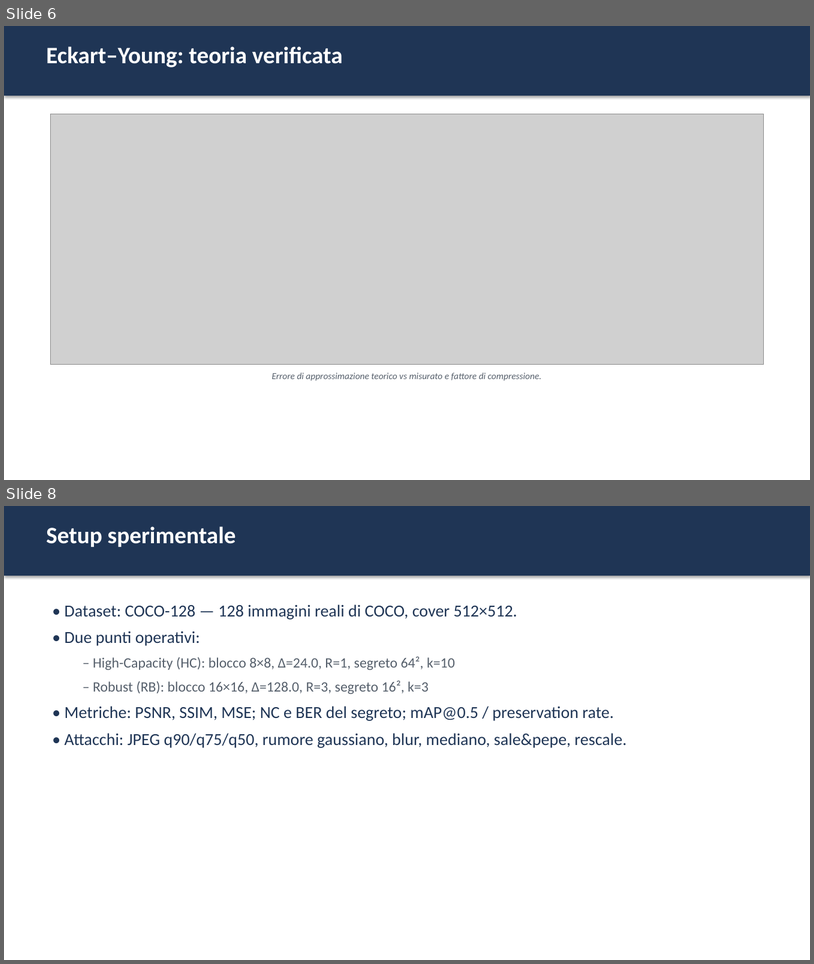
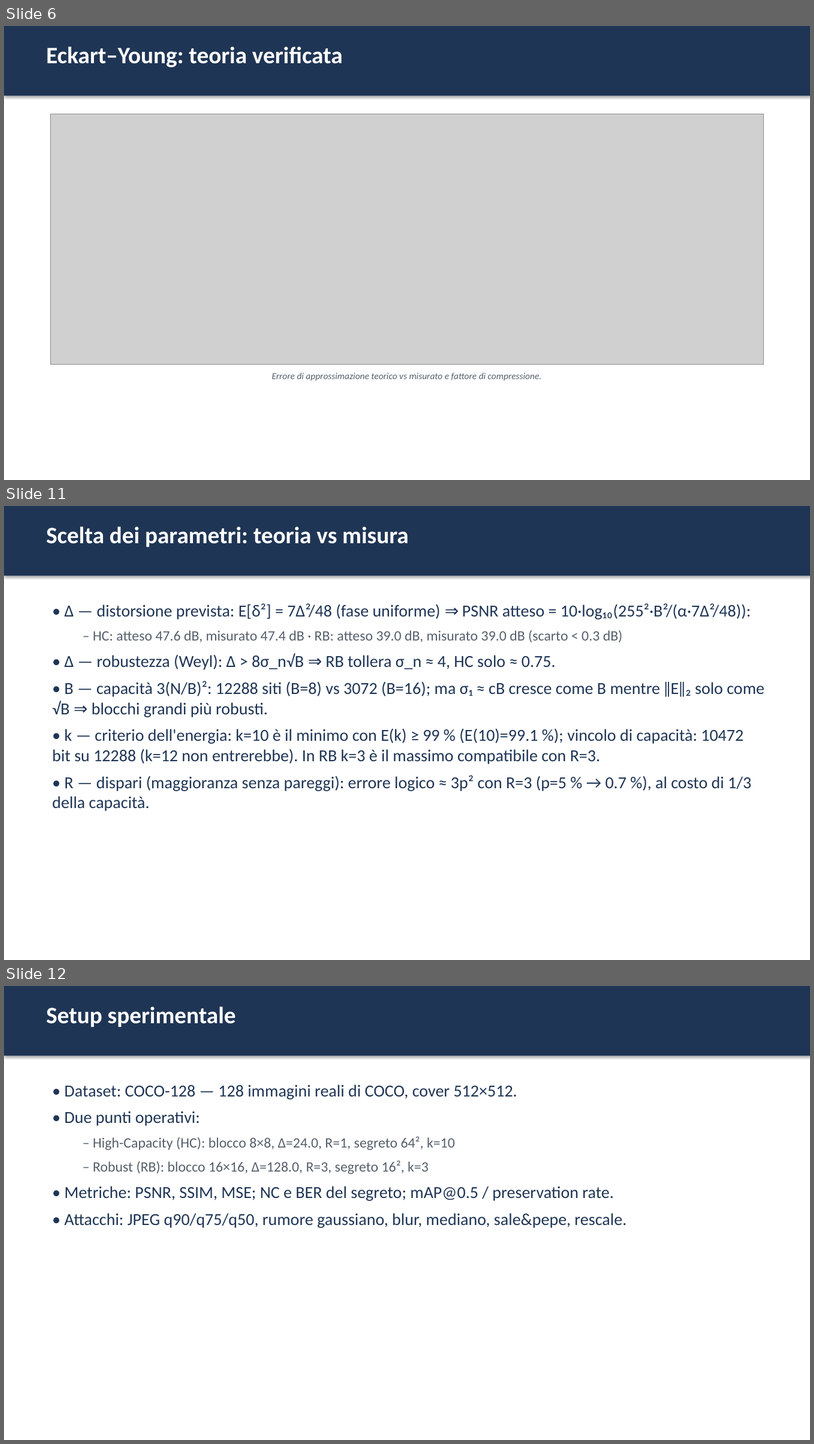
Before and after one commit to elmachico01/SVD_Claude, a slide deck: docs/presentazione.pptx. Shown one above the other, each under a label of ours: slides 6 and 8 before the commit, slides 6, 11 and 12 after it; the slides between them are not shown. The pictures are 814x964 and 814x1444 pixels, drawn with LibreOffice and Linux fonts; fonts in the diff are those of the drawing; grey boxes stand for pictures. Boxes give left, top, right and bottom in pixels: in the first picture for what was removed or moved away, otherwise in the second. Text is boxed around its words. In the diff, an @@ line names an element or a change of style, - is before the commit and + after.

```diff
--- a/docs/presentazione.pptx
+++ b/docs/presentazione.pptx
@@ slide 11 added at bbox=[4, 506, 810, 960], background #FFFFFF @@
@@ rectangle added at bbox=[4, 506, 810, 576], fill #1F3555 @@
@@ text added at bbox=[46, 526, 408, 547], 28 pt, text #FFFFFF, bold @@
+Scelta dei parametri: teoria vs misura
@@ text added at bbox=[52, 603, 765, 811], 20 pt, text #1F3555 @@
+• Δ — distorsione prevista: E[δ²] = 7Δ²/48 (fase uniforme) ⇒ PSNR atteso = 10·log₁₀(255²·B²/(α·7Δ²/48)):
+  – HC: atteso 47.6 dB, misurato 47.4 dB · RB: atteso 39.0 dB, misurato 39.0 dB (scarto < 0.3 dB)
+• Δ — robustezza (Weyl): Δ > 8σ_n√B ⇒ RB tollera σ_n ≈ 4, HC solo ≈ 0.75.
+• B — capacità 3(N/B)²: 12288 siti (B=8) vs 3072 (B=16); ma σ₁ ≈ cB cresce come B mentre ‖E‖₂ solo come √B ⇒ blocchi grandi più robusti.
+• k — criterio dell'energia: k=10 è il minimo con E(k) ≥ 99 % (E(10)=99.1 %); vincolo di capacità: 10472 bit su 12288 (k=12 non entrerebbe). In RB k=3 è il massimo compatibile con R=3.
+• R — dispari (maggioranza senza pareggi): errore logico ≈ 3p² con R=3 (p=5 % → 0.7 %), al costo di 1/3 della capacità.
@@ what was slide 8 is now slide 12 @@
```
Also in this commit, not shown: 2 slides changed, 3 other slides added, 7 other files.
